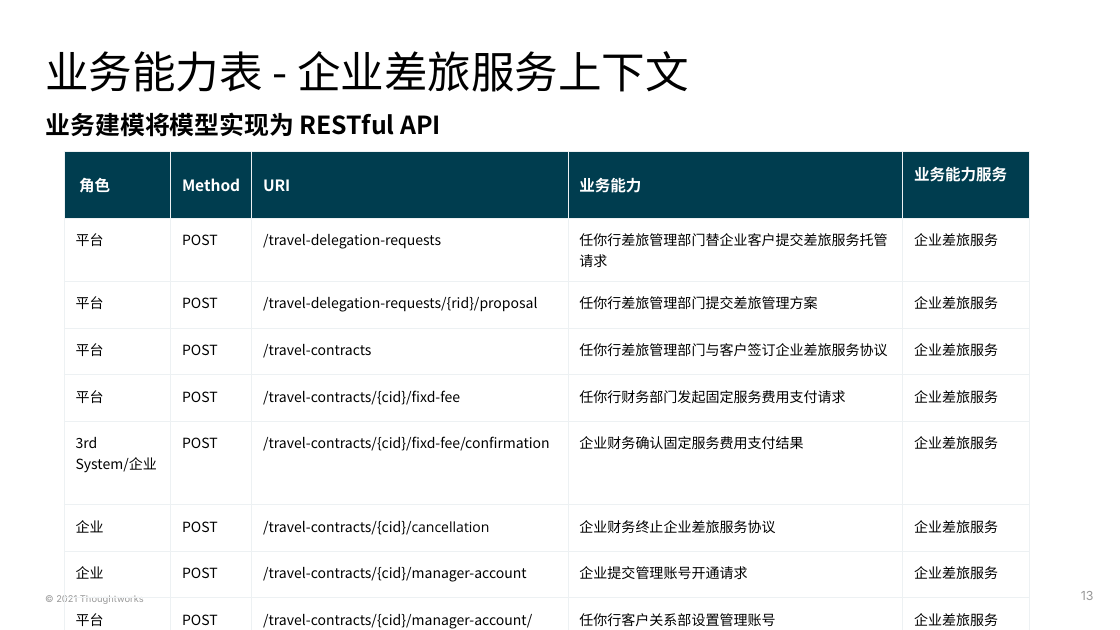
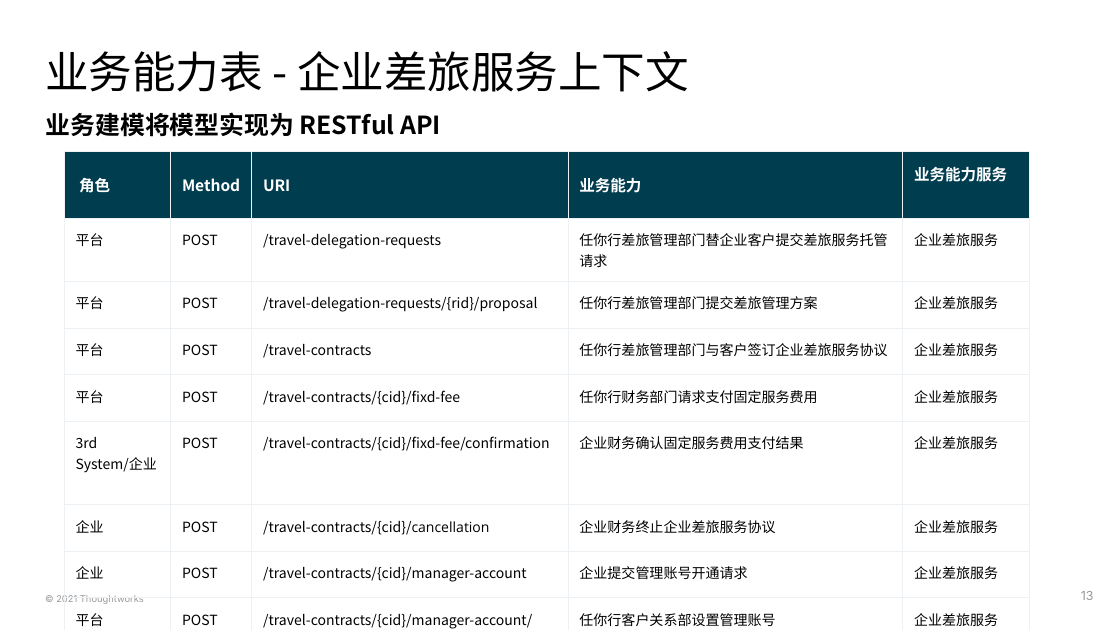
Before and after one commit to deesyx/heima, a slide deck: slide 13 of doc/PS4 黑马考核-项目On-boarding模板-胡炫光.pptx. Drawn at 1120x630 pixels with LibreOffice and Linux fonts; fonts in the diff are those of the drawing. Boxes give left, top, right and bottom in pixels: in the first picture for what was removed or moved away, otherwise in the second. Text is boxed around its words. In the diff, an @@ line names an element or a change of style, - is before the commit and + after.

```diff
--- a/doc/PS4 黑马考核-项目On-boarding模板-胡炫光.pptx
+++ b/doc/PS4 黑马考核-项目On-boarding模板-胡炫光.pptx
@@ table at bbox=[65, 151, 1029, 630] @@
-row 5, column 4: 任你行财务部门发起固定服务费用支付请求
+row 5, column 4: 任你行财务部门请求支付固定服务费用
```
Also in this commit, not shown: 4 other slides changed, 8 slides added, 5 slides removed, 17 other files.
